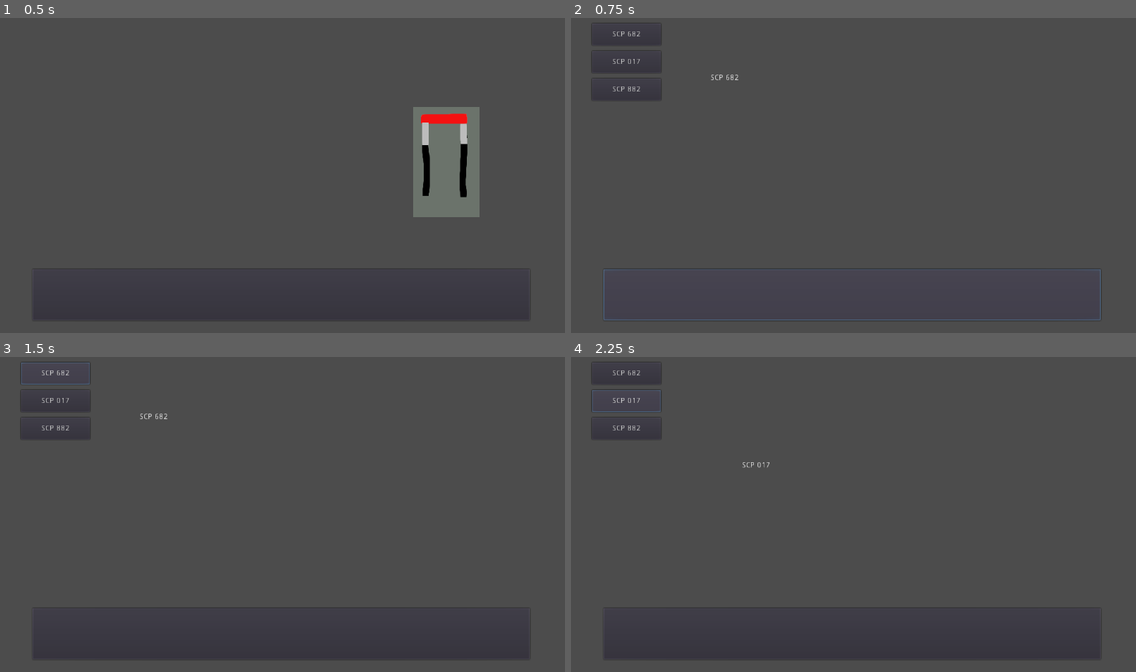
Above: before the commit, frames 1-4 (two rows, left to right).
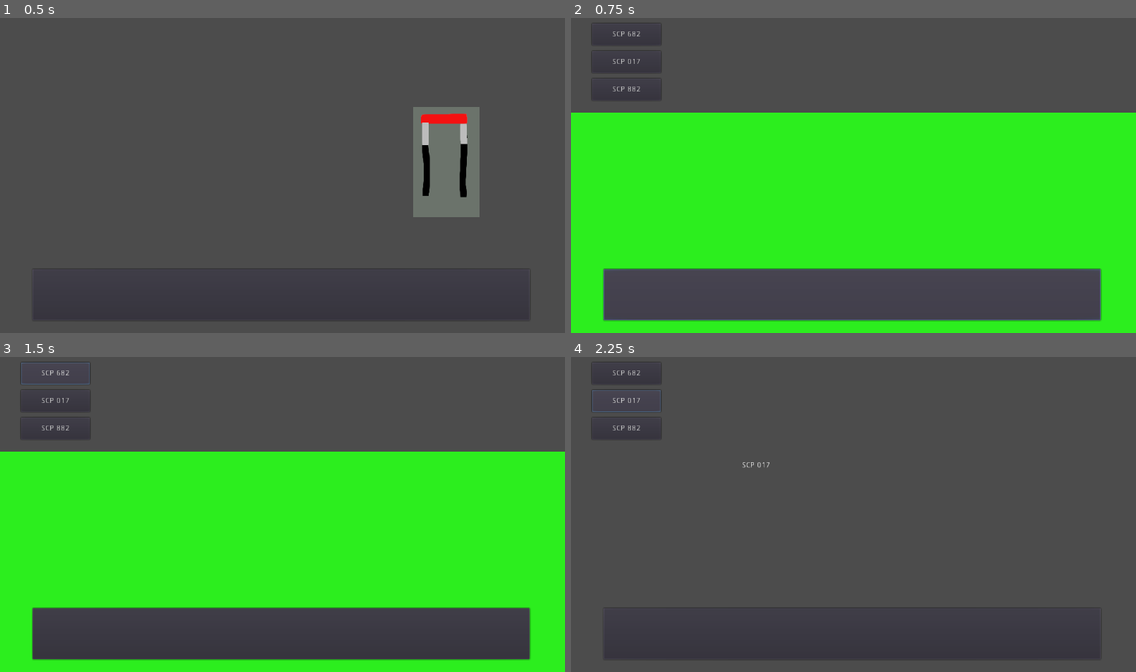
Above: after the commit, the same moments.

Repository: NSCarter/Five-Nights-At-The-Foundation
Game: Godot game, scene res://Scenes/Controls.tscn
Two runs of this game, one before a commit and one after it. Both use one fixed random seed, a clock stepped at 60 frames per second and the inputs below.
Inputs (mouse positions are in pixels of both pictures, inside the frame that each line leads up to):
- Up to frame 1 (0.5 s): no input
- Up to frame 2 (0.75 s): click (853, 295) at 0.5 s
- Up to frame 3 (1.5 s): click "SCP 682" at 1.25 s
- Up to frame 4 (2.25 s): click "SCP 017" at 2 s

Frame 1 is identical in both runs. In frame 2, 56% of the frame differs, in the area x 0-100%, y 17-100%; in frame 3, 56%; in frame 4, nothing differs.

Commit message:
Display acid

Diff:
--- a/Scenes/Cameras.tscn
+++ b/Scenes/Cameras.tscn
@@ -4,6 +4,8 @@
 [ext_resource path="res://Scripts/CameraButtons.gd" type="Script" id=3]
 
 [node name="Node2D" type="Control"]
+
+[node name="SelectedCam" type="Node2D" parent="."]
 
 [node name="ControlsButton" type="Button" parent="."]
 margin_left = 59.0
@@ -21,7 +23,5 @@
 custom_constants/separation = 10
 script = ExtResource( 3 )
 
-[node name="SelectedCam" type="Node2D" parent="."]
-
 [connection signal="mouse_entered" from="ControlsButton" to="ControlsButton" method="_on_ControlsButton_mouse_entered"]
 [connection signal="mouse_exited" from="ControlsButton" to="ControlsButton" method="_on_ControlsButton_mouse_exited"]
--- a/Scenes/SCP 682.tscn
+++ b/Scenes/SCP 682.tscn
@@ -1,10 +1,11 @@
-[gd_scene format=2]
+[gd_scene load_steps=2 format=2]
+
+[ext_resource path="res://Assests/Images/Acid.png" type="Texture" id=1]
 
 [node name="Node2D" type="Node2D"]
 
-[node name="RichTextLabel" type="RichTextLabel" parent="."]
-margin_left = 252.735
-margin_top = 129.939
-margin_right = 880.735
-margin_bottom = 333.939
-text = "SCP 682"
+[node name="Acid" type="TextureRect" parent="."]
+margin_top = 200.0
+margin_right = 1024.0
+margin_bottom = 800.0
+texture = ExtResource( 1 )
Binary file added: Assests/Images/Acid.png
Not shown, added: Assests/Images/Acid.png.import
